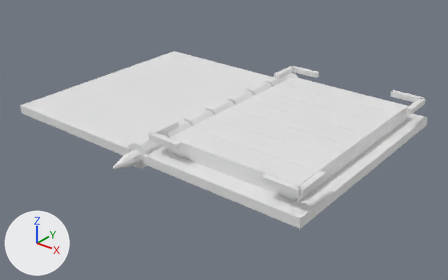
An edit to the glTF model docs/promo-moves/assets/folio.glb, drawn before and after from the same camera.
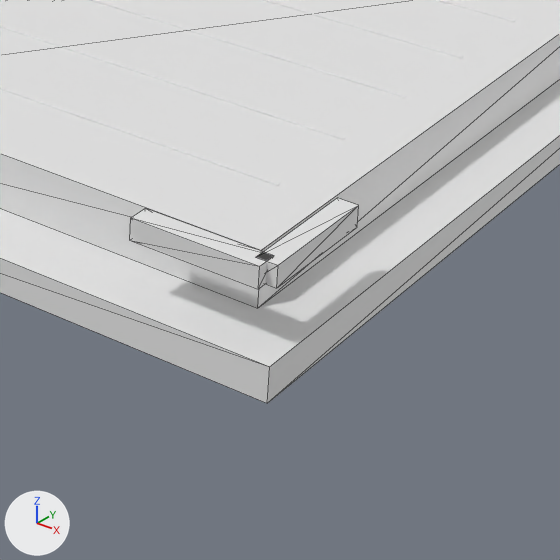
The first picture shows the older version from a 50 mm camera at (0.244, -0.301, 0.172) aimed at (0.009, -0.006, -0.011). The close-ups show the older and then the newer version on the part from 50% to 85% of the width and 41% to 98% of the height of that picture. Only the edits that show in the close-ups are written down. The axes (+X, +Y, +Z) are drawn at lower left. The lights are the same throughout. The close-ups show mesh edges as thin lines. Where no turn or scale is listed for an object, it has been applied to the vertices. Vertices at exactly the same position are counted once.

Before the edit, the objects in view are built like this:
```python
me_cover = bpy.data.meshes.new('cover')
me_cover.from_pydata(...)  # a box spanning x -0.054..0.054, y -0.078..0.078, z -0.003..0.003
me_cover.materials.append(mat_body)  # white #e7e7e7
me_lipa_002 = bpy.data.meshes.new('lipA.002')
me_lipa_002.from_pydata(...)  # a box spanning x -0.0108..0.0108, y -0.0018..0.0018, z -0.0018..0.0018
me_lipa_002.materials.append(mat_accent)  # white #e7e7e7
me_lipb_002 = bpy.data.meshes.new('lipB.002')
me_lipb_002.from_pydata(...)  # a box spanning x -0.0018..0.0018, y -0.0108..0.0108, z -0.0018..0.0018
me_lipb_002.materials.append(mat_accent)  # white #e7e7e7
ob_cover = bpy.data.objects.new('cover', me_cover)
ob_cover.location = (0.06, 0.0, 0.003)
ob_lipa_002 = bpy.data.objects.new('lipA.002', me_lipa_002)
ob_lipa_002.location = (0.0996, -0.0744, 0.018)
ob_lipb_002 = bpy.data.objects.new('lipB.002', me_lipb_002)
ob_lipb_002.location = (0.1104, -0.0636, 0.018)
# also in view: 'line0' at (0.06, -0.048, 0.016); 'line1' at (0.06, -0.029, 0.016); 'pad' at (0.06, 0.0, 0.011); 'line2' at (0.06, -0.01, 0.016); 'line3' at (0.06, 0.01, 0.016)
```
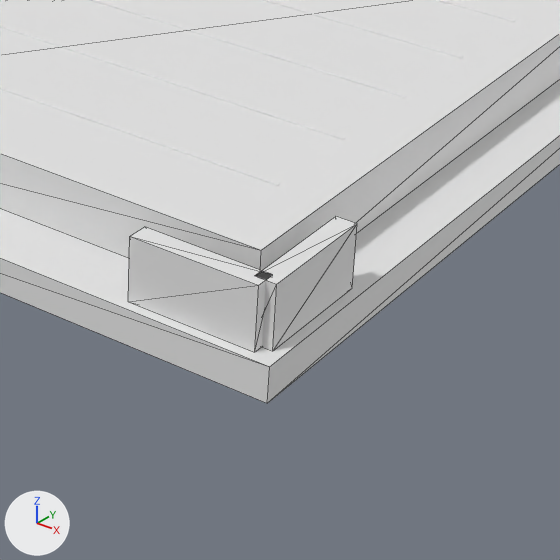
Boxes [x1, y1, x2, y2] around the edits, measured in the close-ups (560 x 560 px):
'lipA.002', moved, rescaled (54% taller): before [130, 208, 267, 289]; after [128, 227, 272, 352]
'lipB.002', moved, rescaled: before [257, 198, 359, 288]; after [262, 216, 357, 351]

Edits to the bpy script that builds the scene:
```text
Change me_lipa_002:
    used by ob_lipa_002; location = (0.0996, -0.0744, 0.018)
    remove me_lipa_002.from_pydata(...)  # 8 vertices, 12 faces; spans x -0.0108..0.0108, y -0.0018..0.0018, z -0.0018..0.0018
    add me_lipa_002.from_pydata(...)  # 8 vertices, 12 faces; spans x -0.0108..0.0108, y -0.0018..0.0018, z -0.0054..0.0054
    me_lipa_002 part 1: the whole mesh is scaled about its middle by (1, 1, 3)
Change me_lipb_002:
    used by ob_lipb_002; location = (0.1104, -0.0636, 0.018)
    remove me_lipb_002.from_pydata(...)  # 8 vertices, 12 faces; spans x -0.0018..0.0018, y -0.0108..0.0108, z -0.0018..0.0018
    add me_lipb_002.from_pydata(...)  # 8 vertices, 12 faces; spans x -0.0018..0.0018, y -0.0108..0.0108, z -0.0054..0.0054
    me_lipb_002 part 2: the whole mesh is scaled about its middle by (1, 1, 3)
Change ob_lipa_002:
    ob_lipa_002.location: (0.0996, -0.0744, 0.018) -> (0.0996, -0.0744, 0.0114)
Change ob_lipb_002:
    ob_lipb_002.location: (0.1104, -0.0636, 0.018) -> (0.1104, -0.0636, 0.0114)
```
